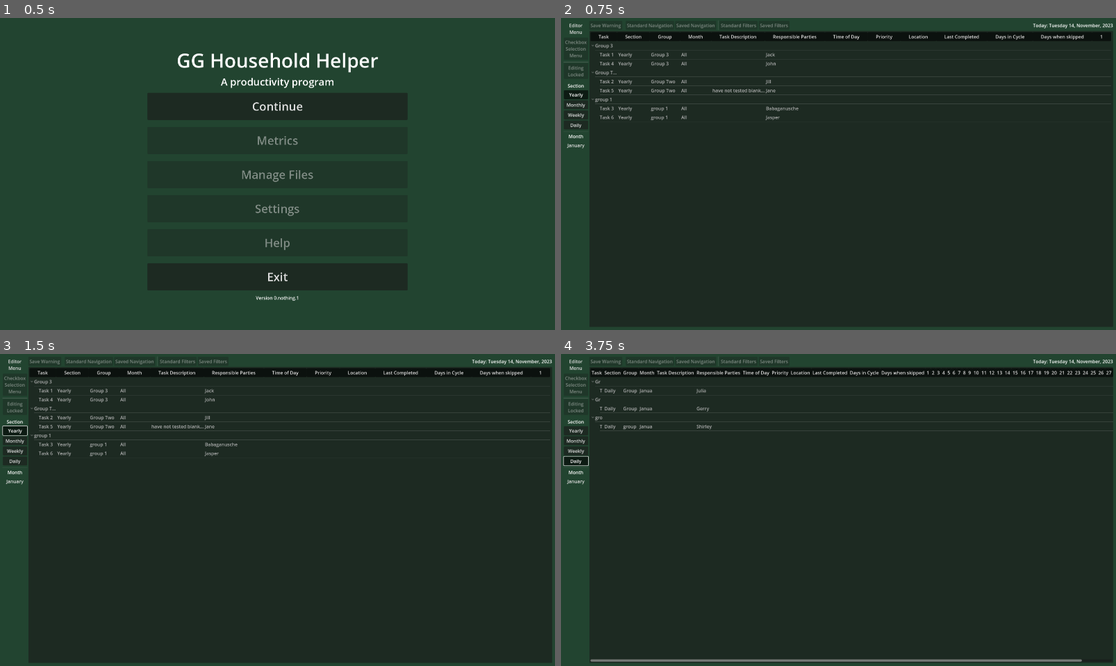
Above: before the commit, frames 1-4 (two rows, left to right).
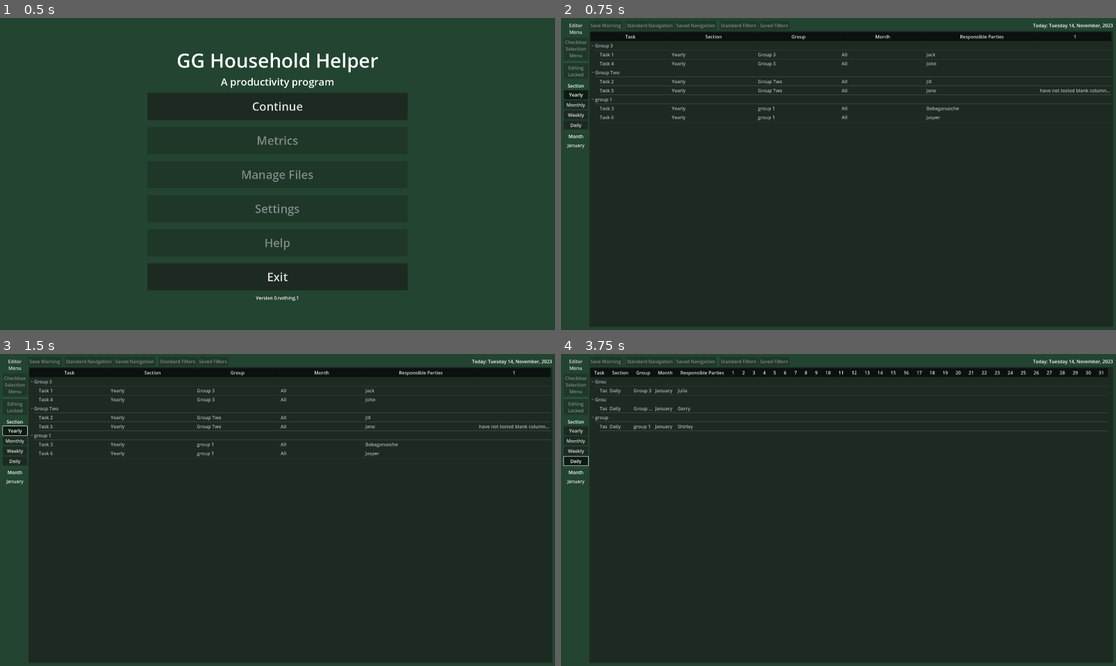
Above: after the commit, the same moments.

Repository: Phoenix-Greenleaf/GG-Household-Helper
Game: Godot game, scene res://scenes/screens/main_menu.tscn
Same seed, same stepped clock (60 frames per second), same inputs: the game is played once before the commit and once after it.
Inputs:
- Up to frame 1 (0.5 s): no input
- Up to frame 2 (0.75 s): click "Continue" at 0.5 s
- Up to frame 3 (1.5 s): click "Yearly" at 1.25 s
- Up to frame 4 (3.75 s): click "Monthly" at 2 s; click "Weekly" at 2.75 s; click "Daily" at 3.5 s

Frame 1 is identical in both runs. In frame 2, 1.3% of the frame differs, in the area x 6-99%, y 5-33%; in frame 3, 1.3%; in frame 4, 1.9%, in the area x 5-100%, y 4-99%.

Commit message:
First attempt at the Info/Checkbox toggle button
Stuff has gone a little squirrely, but still holding. Titles seem ok now, but the info is loading at least some info into checkbox territory. This, the fact I need to make and connect the button, and the clock reading 3am means bed time me go for brain good mmmnn hmm

Diff:
--- a/data/default_input_1.csv
+++ b/data/default_input_1.csv
@@ -1,37 +1,37 @@
-Task,Section,Group,Month,Task Description,Responsible Parties,Time of Day,Priority,Location,Last Completed,Days in Cycle,Days when skipped,1,2,3,4,5,6,7,8,9,10,11,12,13,14,15,16,17,18,19,20,21,22,23,24,25,26,27,28,29,30,31
-Task 1,Yearly,Group 3,All,,Jack,,,,,,,,,,,,,,,,,,,,,,,,,,,,,,,,,,,,,
-Task 2,Yearly,Group Two,All,,Jill,,,,,,,,,,,,,,,,,,,,,,,,,,,,,,,,,,,,,
-Task 3,Yearly,group 1,All,,Babaganusche,,,,,,,,,,,,,,,,,,,,,,,,,,,,,,,,,,,,,
-Task 4,Yearly,Group 3,All,,John,,,,,,,,,,,,,,,,,,,,,,,,,,,,,,,,,,,,,
-Task 5,Yearly,Group Two,All,have not tested blank columns mid data before,Jane,,,,,,,,,,,,,,,,,,,,,,,,,,,,,,,,,,,,,
-Task 6,Yearly,group 1,All,,Jasper,,,,,,,,,,,,,,,,,,,,,,,,,,,,,,,,,,,,,
-Task 7,Monthly,Group 3,All,,Jerry,,,,,,,,,,,,,,,,,,,,,,,,,,,,,,,,,,,,,
-Task 8,Monthly,Group Two,All,,Julia,,,,,,,,,,,,,,,,,,,,,,,,,,,,,,,,,,,,,
-Task 9,Monthly,group 1,All,,Sassafras,,,,,,,,,,,,,,,,,,,,,,,,,,,,,,,,,,,,,
-Task 10,Monthly,Group 3,All,,umm Stall,,,,,,,,,,,,,,,,,,,,,,,,,,,,,,,,,,,,,
-Task 11,Monthly,Group Two,All,,Namey McNameface,,,,,,,,,,,,,,,,,,,,,,,,,,,,,,,,,,,,,
-Task 12,Monthly,group 1,All,,Gerry,,,,,,,,,,,,,,,,,,,,,,,,,,,,,,,,,,,,,
-Task 13,Weekly,Group 3,January,,Garry,,,,,,,,,,,,,,,,,,,,,,,,,,,,,,,,,,,,,
-Task 14,Weekly,Group Two,February,,Harry,,,,,,,,,,,,,,,,,,,,,,,,,,,,,,,,,,,,,
-Task 15,Weekly,group 1,March,,Thomas,,,,,,,,,,,,,,,,,,,,,,,,,,,,,,,,,,,,,
-Task 16,Weekly,Group 3,April,,Shirley,,,,,,,,,,,,,,,,,,,,,,,,,,,,,,,,,,,,,
-Task 17,Weekly,Group Two,January,,Kelly,,,,,,,,,,,,,,,,,,,,,,,,,,,,,,,,,,,,,
-Task 18,Weekly,group 1,February,,Jack,,,,,,,,,,,,,,,,,,,,,,,,,,,,,,,,,,,,,
-Task 19,Weekly,Group 3,March,,Jill,,,,,,,,,,,,,,,,,,,,,,,,,,,,,,,,,,,,,
-Task 20,Weekly,Group Two,April,,Babaganusche,,,,,,,,,,,,,,,,,,,,,,,,,,,,,,,,,,,,,
-Task 21,Weekly,group 1,January,,John,,,,,,,,,,,,,,,,,,,,,,,,,,,,,,,,,,,,,
-Task 22,Weekly,Group 3,February,,Jane,,,,,,,,,,,,,,,,,,,,,,,,,,,,,,,,,,,,,
-Task 23,Weekly,Group Two,March,,Jasper,,,,,,,,,,,,,,,,,,,,,,,,,,,,,,,,,,,,,
-Task 24,Weekly,group 1,April,,Jerry,,,,,,,,,,,,,,,,,,,,,,,,,,,,,,,,,,,,,
-Task 25,Daily,Group 3,January,,Julia,,,,,,,,,,,,,,,,,,,,,,,,,,,,,,,,,,,,,
-Task 26,Daily,Group Two,February,,Sassafras,,,,,,,,,,,,,,,,,,,,,,,,,,,,,,,,,,,,,
-Task 27,Daily,group 1,March,,umm Stall,,,,,,,,,,,,,,,,,,,,,,,,,,,,,,,,,,,,,
-Task 28,Daily,Group 3,April,,Namey McNameface,,,,,,,,,,,,,,,,,,,,,,,,,,,,,,,,,,,,,
-Task 29,Daily,Group Two,January,,Gerry,,,,,,,,,,,,,,,,,,,,,,,,,,,,,,,,,,,,,
-Task 30,Daily,group 1,February,,Garry,,,,,,,,,,,,,,,,,,,,,,,,,,,,,,,,,,,,,
-Task 31,Daily,Group 3,March,,Harry,,,,,,,,,,,,,,,,,,,,,,,,,,,,,,,,,,,,,
-Task 32,Daily,Group Two,April,,Thomas,,,,,,,,,,,,,,,,,,,,,,,,,,,,,,,,,,,,,
-Task 33,Daily,group 1,January,,Shirley,,,,,,,,,,,,,,,,,,,,,,,,,,,,,,,,,,,,,
-Task 34,Daily,Group 3,February,,Kelly,,,,,,,,,,,,,,,,,,,,,,,,,,,,,,,,,,,,,
-Task 35,Daily,Group Two,March,,BILLY,,,,,,,,,,,,,,,,,,,,,,,,,,,,,,,,,,,,,
-Task 36,Daily,group 1,April,,Three chickens in a trench coat, ,,,,,,,,,,,,,,,,,,,,,,,,,,,,,,,,,,,,
+Task,Section,Group,Month,Responsible Parties,Task Description,Time of Day,Priority,Location,Last Completed,Days in Cycle,Days when skipped,1,2,3,4,5,6,7,8,9,10,11,12,13,14,15,16,17,18,19,20,21,22,23,24,25,26,27,28,29,30,31
+Task 1,Yearly,Group 3,All,Jack,,,,,,,,,,,,,,,,,,,,,,,,,,,,,,,,,,,,,,
+Task 2,Yearly,Group Two,All,Jill,,,,,,,,,,,,,,,,,,,,,,,,,,,,,,,,,,,,,,
+Task 3,Yearly,group 1,All,Babaganusche,,,,,,,,,,,,,,,,,,,,,,,,,,,,,,,,,,,,,,
+Task 4,Yearly,Group 3,All,John,,,,,,,,,,,,,,,,,,,,,,,,,,,,,,,,,,,,,,
+Task 5,Yearly,Group Two,All,Jane,have not tested blank columns mid data before,,,,,,,,,,,,,,,,,,,,,,,,,,,,,,,,,,,,,
+Task 6,Yearly,group 1,All,Jasper,,,,,,,,,,,,,,,,,,,,,,,,,,,,,,,,,,,,,,
+Task 7,Monthly,Group 3,All,Jerry,,,,,,,,,,,,,,,,,,,,,,,,,,,,,,,,,,,,,,
+Task 8,Monthly,Group Two,All,Julia,,,,,,,,,,,,,,,,,,,,,,,,,,,,,,,,,,,,,,
+Task 9,Monthly,group 1,All,Sassafras,,,,,,,,,,,,,,,,,,,,,,,,,,,,,,,,,,,,,,
+Task 10,Monthly,Group 3,All,umm Stall,,,,,,,,,,,,,,,,,,,,,,,,,,,,,,,,,,,,,,
+Task 11,Monthly,Group Two,All,Namey McNameface,,,,,,,,,,,,,,,,,,,,,,,,,,,,,,,,,,,,,,
+Task 12,Monthly,group 1,All,Gerry,,,,,,,,,,,,,,,,,,,,,,,,,,,,,,,,,,,,,,
+Task 13,Weekly,Group 3,January,Garry,,,,,,,,,,,,,,,,,,,,,,,,,,,,,,,,,,,,,,
+Task 14,Weekly,Group Two,February,Harry,,,,,,,,,,,,,,,,,,,,,,,,,,,,,,,,,,,,,,
+Task 15,Weekly,group 1,March,Thomas,,,,,,,,,,,,,,,,,,,,,,,,,,,,,,,,,,,,,,
+Task 16,Weekly,Group 3,April,Shirley,,,,,,,,,,,,,,,,,,,,,,,,,,,,,,,,,,,,,,
+Task 17,Weekly,Group Two,January,Kelly,,,,,,,,,,,,,,,,,,,,,,,,,,,,,,,,,,,,,,
+Task 18,Weekly,group 1,February,Jack,,,,,,,,,,,,,,,,,,,,,,,,,,,,,,,,,,,,,,
+Task 19,Weekly,Group 3,March,Jill,,,,,,,,,,,,,,,,,,,,,,,,,,,,,,,,,,,,,,
+Task 20,Weekly,Group Two,April,Babaganusche,,,,,,,,,,,,,,,,,,,,,,,,,,,,,,,,,,,,,,
+Task 21,Weekly,group 1,January,John,,,,,,,,,,,,,,,,,,,,,,,,,,,,,,,,,,,,,,
+Task 22,Weekly,Group 3,February,Jane,,,,,,,,,,,,,,,,,,,,,,,,,,,,,,,,,,,,,,
+Task 23,Weekly,Group Two,March,Jasper,,,,,,,,,,,,,,,,,,,,,,,,,,,,,,,,,,,,,,
+Task 24,Weekly,group 1,April,Jerry,,,,,,,,,,,,,,,,,,,,,,,,,,,,,,,,,,,,,,
+Task 25,Daily,Group 3,January,Julia,,,,,,,,,,,,,,,,,,,,,,,,,,,,,,,,,,,,,,
+Task 26,Daily,Group Two,February,Sassafras,,,,,,,,,,,,,,,,,,,,,,,,,,,,,,,,,,,,,,
+Task 27,Daily,group 1,March,umm Stall,,,,,,,,,,,,,,,,,,,,,,,,,,,,,,,,,,,,,,
+Task 28,Daily,Group 3,April,Namey McNameface,,,,,,,,,,,,,,,,,,,,,,,,,,,,,,,,,,,,,,
+Task 29,Daily,Group Two,January,Gerry,,,,,,,,,,,,,,,,,,,,,,,,,,,,,,,,,,,,,,
+Task 30,Daily,group 1,February,Garry,,,,,,,,,,,,,,,,,,,,,,,,,,,,,,,,,,,,,,
+Task 31,Daily,Group 3,March,Harry,,,,,,,,,,,,,,,,,,,,,,,,,,,,,,,,,,,,,,
+Task 32,Daily,Group Two,April,Thomas,,,,,,,,,,,,,,,,,,,,,,,,,,,,,,,,,,,,,,
+Task 33,Daily,group 1,January,Shirley,,,,,,,,,,,,,,,,,,,,,,,,,,,,,,,,,,,,,,
+Task 34,Daily,Group 3,February,Kelly,,,,,,,,,,,,,,,,,,,,,,,,,,,,,,,,,,,,,,
+Task 35,Daily,Group Two,March,BILLY,,,,,,,,,,,,,,,,,,,,,,,,,,,,,,,,,,,,,,
+Task 36,Daily,group 1,April,Three chickens in a trench coat,, ,,,,,,,,,,,,,,,,,,,,,,,,,,,,,,,,,,,,
--- a/data/screens/table_tree.gd
+++ b/data/screens/table_tree.gd
@@ -27,6 +27,9 @@
 var current_toggled_month: String = "January"
 var last_toggled_month: int = 1
 
+
+var info_columns: Array = [5, 6, 7, 8, 9, 10, 11]
+var number_of_info_columns = info_columns.size()
 
 
 # arrays for the number of checkboxes
@@ -109,10 +112,8 @@
 func create_new_blank_tree(): #initializes on yearly, could be a setting
 	number_of_rows = default_data.size()
 	prints("Number of rows:", number_of_rows)
-#	DataGlobal.print_test_array()
 	dumb_to_smart_array(default_data)
 	set_table_headers()
-#	group_and_assign() #the previous version
 	new_assign_by_group("Yearly")
 
 
@@ -157,8 +158,24 @@
 	for row_loop in current_section.size():
 		var current_assignment_group = current_section[row_loop][GROUP_COLUMN]
 		var child: TreeItem = current_tree_groups[current_assignment_group].create_child()
-		for column_loop in current_section[row_loop].size():
-			child.set_text(column_loop, current_section[row_loop][column_loop])
+		var info_offset: int = 0
+		var adjusted_column: int = 0
+
+		if current_toggled_mode == editor_modes["Checkbox"]:
+			for column_loop in (current_section[row_loop].size() - number_of_info_columns):
+				if info_columns.has(current_section[row_loop][column_loop]):
+#					current_column += 1
+					info_offset += 1
+					prints("Offset increased to", info_offset)
+					continue
+				adjusted_column = column_loop - info_offset
+				prints("Set text for row", row_loop, "column", column_loop, "as column", adjusted_column)
+				child.set_text(adjusted_column, current_section[row_loop][adjusted_column])
+		elif current_toggled_mode == editor_modes["Info"]:
+			for column_loop in current_section[row_loop].size():
+				child.set_text(column_loop, current_section[row_loop][column_loop])
+		else: print("create_tree_items error")
+
 		if current_section[row_loop][MONTH_COLUMN] != current_toggled_month:
 			if current_section[row_loop][MONTH_COLUMN] != "All":
 				child.visible = false
@@ -205,12 +222,30 @@
 
 
 func set_table_headers() -> void:
-	number_of_columns = column_header.size()
+	if current_toggled_mode == editor_modes["Checkbox"]:
+		number_of_columns = column_header.size() - number_of_info_columns
+	elif current_toggled_mode == editor_modes["Info"]:
+		number_of_columns = column_header.size()
+
 	columns = number_of_columns
 	var current_column: int = 0
+	var info_offset: int = 0
+	var adjusted_column: int = 0
 	for header_string in column_header:
-		set_column_title(current_column, header_string)
-		current_column += 1
+		if current_toggled_mode == editor_modes["Checkbox"]:
+			if info_columns.has(current_column):
+				current_column += 1
+				info_offset += 1
+			else:
+				adjusted_column = current_column - info_offset
+				set_column_title(adjusted_column, header_string)
+				current_column += 1
+				prints("Printed column title - offset:", current_column, info_offset)
+
+		elif current_toggled_mode == editor_modes["Info"]:
+			set_column_title(current_column, header_string)
+			current_column += 1
+		else: print("set_table_headers error")
 
 
 func clear_current_tree() -> void:
